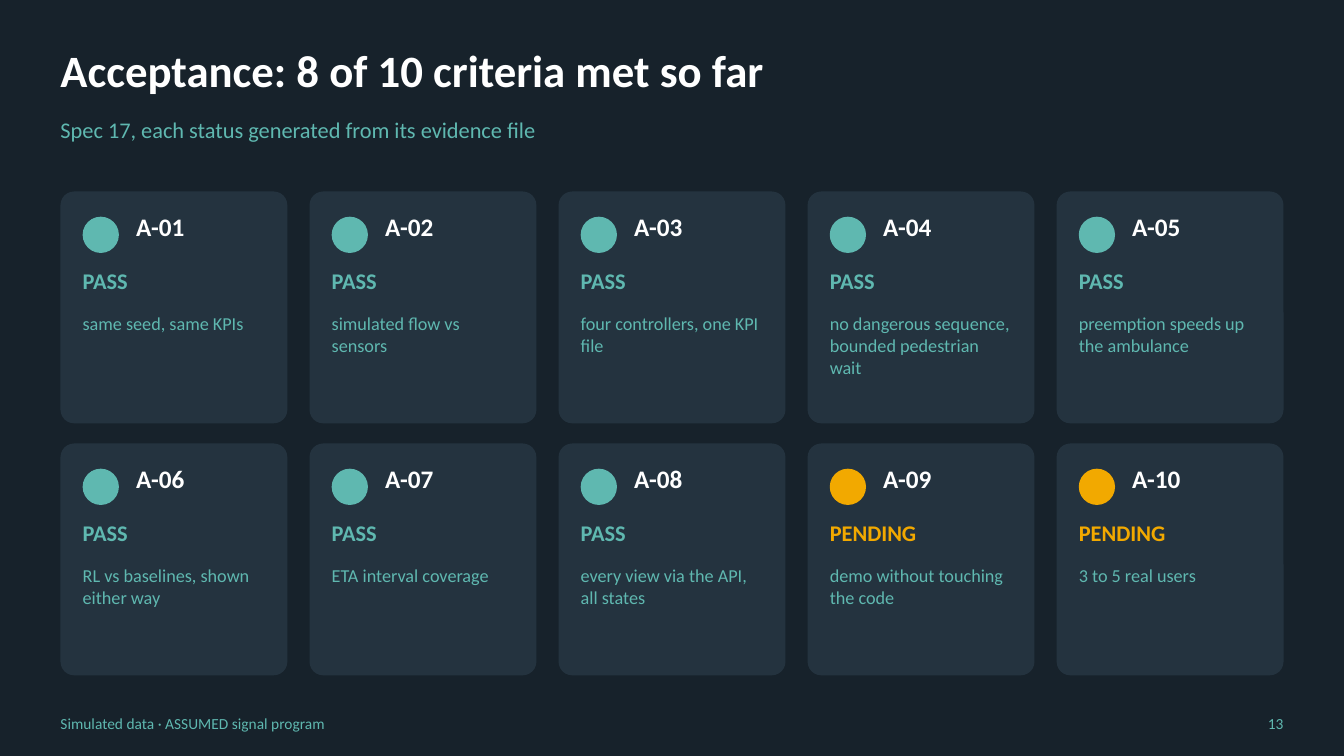
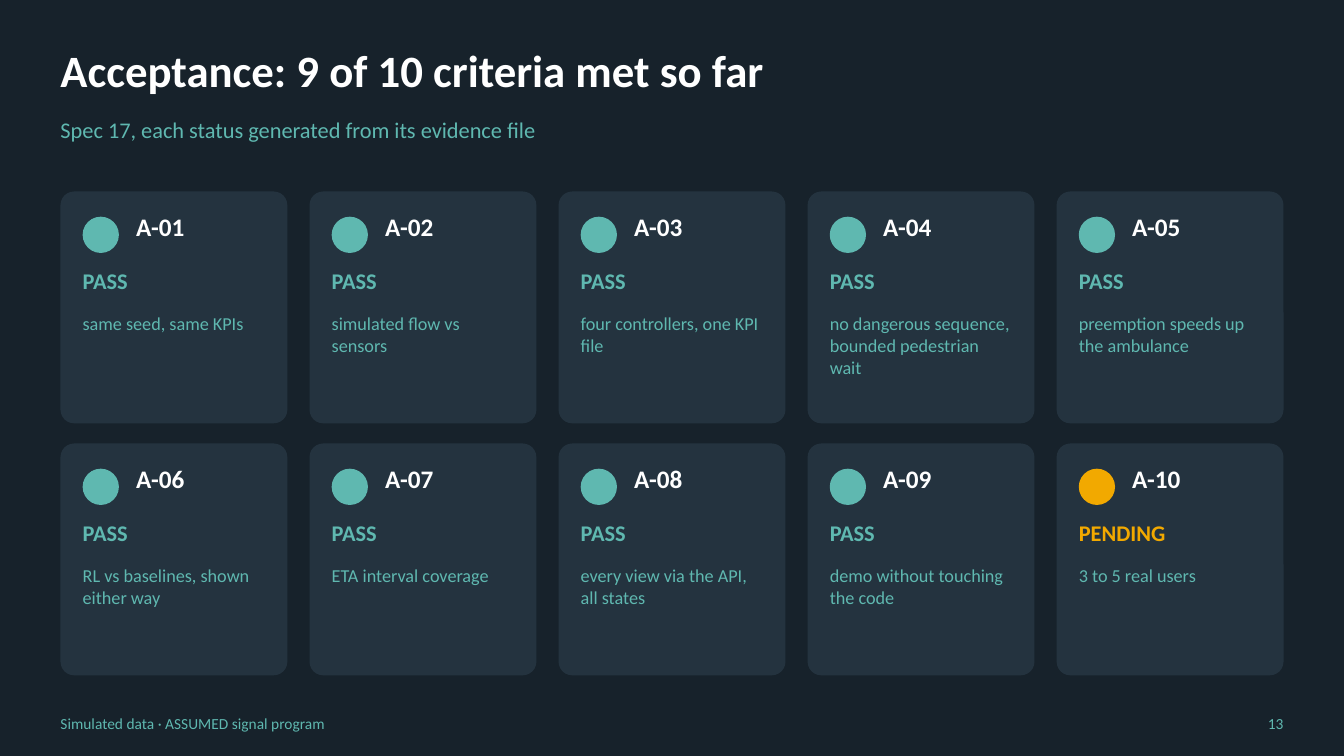
Before and after one commit to motezjerbi/urban-traffic-twin, a slide deck: slide 13 of docs/slides/urban_traffic_twin.pptx. Drawn at 1344x756 pixels with LibreOffice and Linux fonts; fonts in the diff are those of the drawing. Boxes give left, top, right and bottom in pixels: in the first picture for what was removed or moved away, otherwise in the second. Text is boxed around its words. In the diff, an @@ line names an element or a change of style, - is before the commit and + after.

```diff
--- a/docs/slides/urban_traffic_twin.pptx
+++ b/docs/slides/urban_traffic_twin.pptx
@@ text at (60,55,763,94): text changed @@
-Acceptance: 8 of 10 criteria met so far
+Acceptance: 9 of 10 criteria met so far
@@ ellipse at (830,469,866,505): fill #F2A900 to #5FB8B0 @@
@@ text at (830,526,875,541): text changed; text colour #F2A900 to #5FB8B0 @@
-PENDING
+PASS
```
Also in this commit, not shown: 1 other slide changed, 5 other files.
